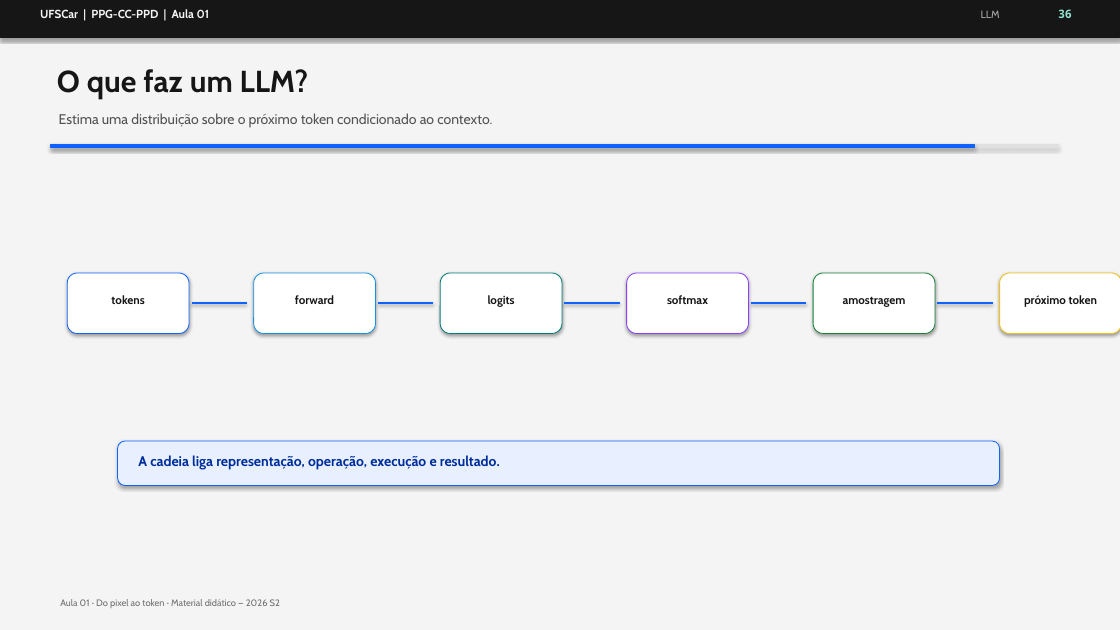
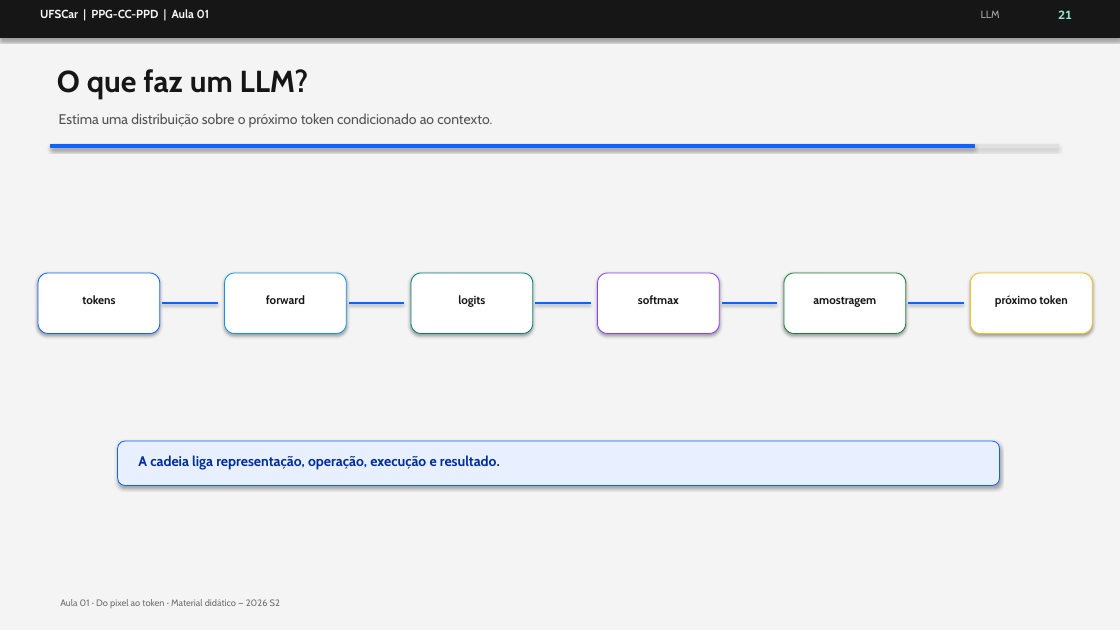
Before and after one commit to M3g4r00t/pescd-ufscar-ppd-2026-s2, a slide deck: slide 22 of content/aula_00_ppd_ufscar.pptx (slide 42 before the commit). Drawn at 1120x630 pixels with LibreOffice and Linux fonts; fonts in the diff are those of the drawing. Boxes give left, top, right and bottom in pixels: in the first picture for what was removed or moved away, otherwise in the second. Text is boxed around its words. In the diff, an @@ line names an element or a change of style, - is before the commit and + after.

```diff
--- a/content/aula_00_ppd_ufscar.pptx
+++ b/content/aula_00_ppd_ufscar.pptx
@@ text removed at box(1058, 9, 1072, 18) @@
-36
@@ text added at box(1058, 10, 1072, 19), 10 pt, text #8FE3CF, bold @@
+21
@@ 6 texts, 6 rounded rectangles, 5 lines: place and size @@
-6 texts, 6 rounded rectangles, 5 lines at box(67, 273, 1120, 334)
+6 texts, 6 rounded rectangles, 5 lines at box(38, 273, 1092, 334)
```
Also in this commit, not shown: 13 other slides changed, 9 slides added, 24 slides removed, 5 other files.
